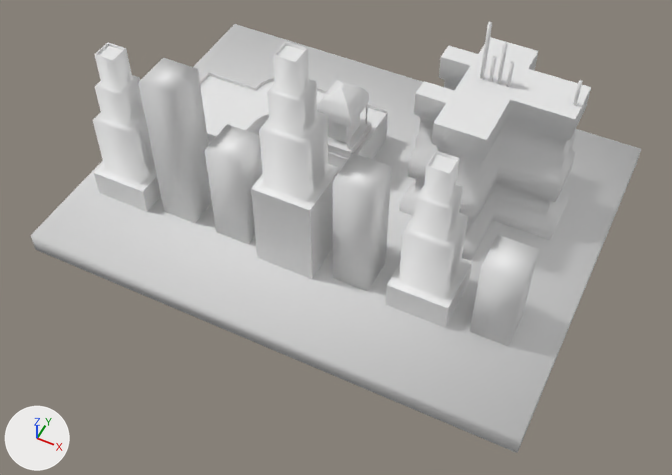
One commit to the Blender file Models/edificios.blend: the scene before it, then after it.
Before and after are seen from a 50 mm camera at (45.0, -116.6, 115.8) aimed at (0.6, -27.7, 4.7). The lights are fixed; the arrows at lower left show +X, +Y and +Z.
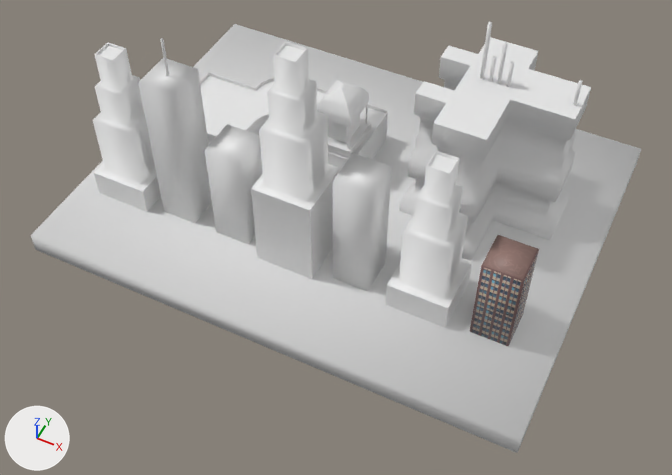
Location of each change, [x1, y1, x2, y2] in pixels of the pictures (672 x 475 px):
'Box02', recoloured
    both: [470, 235, 539, 346]
'Box75', moved, rescaled (11% wider, 44% taller)
    before: [506, 61, 514, 87]
    after: [160, 38, 169, 76]

The change, as a diff of the scene's bpy script:
```diff
--- a/Models/edificios.blend.py
+++ b/Models/edificios.blend.py
@@ img_b1_tga @@
+img_b1_tga = load_image('b1.tga', 'b1.tga', 512, 512, 'sRGB')
@@ mat_b1_tga @@
+mat_b1_tga = principled_material('b1.tga')
+mat_b1_tga.texture = img_b1_tga
@@ me_box02 @@
 me_box02.from_pydata(...)  # 8 vertices, 6 faces; spans x 40.1..52.5, y -18.4..-5.1, z 0.0..31.2
+me_box02.materials.append(mat_b1_tga)  # picture img_b1_tga
@@ ob_line16 @@
 ob_line16.scale = (0.501, 0.501, 0.501)
+_m = ob_line16.modifiers.new('Solidify', 'SOLIDIFY')
+_m.nonmanifold_thickness_mode = 'FIXED'
+_m.nonmanifold_merge_threshold = 0.0003
@@ ob_box75 @@
 ob_box75 = bpy.data.objects.new('Box75', me_box75)
-ob_box75.location = (4.1, -7.9, 0.0)
+ob_box75.location = (-35.8, -30.4, -8.9)
 ob_box75.rotation_euler = (-0.0000519, 0.0, -3.142)  # degrees (0, 0, -180)
-ob_box75.scale = (0.501, 0.501, 0.501)
+ob_box75.scale = (0.306, 0.306, 0.731)
```
